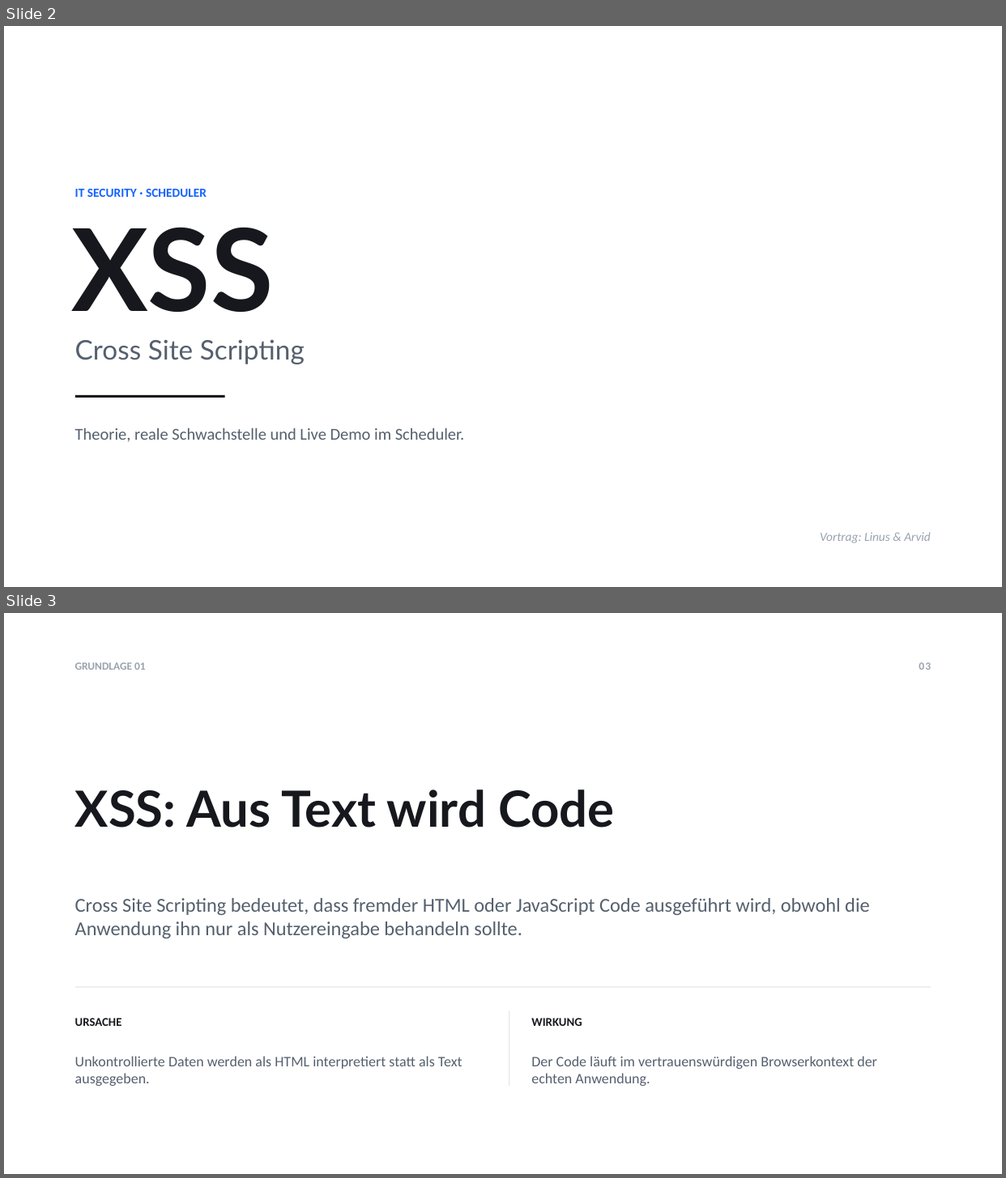
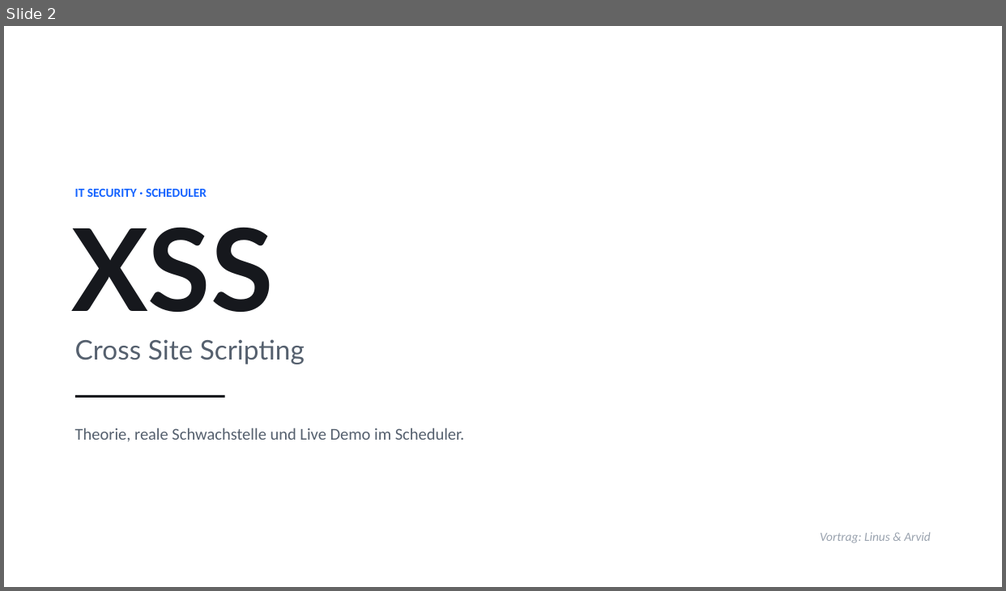
Before and after one commit to Tom-N-M/its-xss_and_cors, a slide deck: XSS-CORS-Praesentation.pptx. Shown one above the other, each under a label of ours: slides 2 and 3 before the commit, slide 2 after it. The pictures are 1006x1178 and 1006x591 pixels, drawn with LibreOffice and Linux fonts; fonts in the diff are those of the drawing. Boxes give left, top, right and bottom in pixels: in the first picture for what was removed or moved away, otherwise in the second. Text is boxed around its words. In the diff, an @@ line names an element or a change of style, - is before the commit and + after.

```diff
--- a/XSS-CORS-Praesentation.pptx
+++ b/XSS-CORS-Praesentation.pptx
@@ slide 3 removed at (4,613,1002,1174), background #FFFFFF @@
@@ text removed at (75,662,146,670) @@
-GRUNDLAGE 01
@@ page number removed at (918,662,931,670) @@
-03
@@ text removed at (75,790,614,828) @@
-XSS: Aus Text wird Code
@@ text removed at (75,898,869,939) @@
-Cross Site Scripting bedeutet, dass fremder HTML oder JavaScript Code ausgeführt wird, obwohl die Anwendung ihn nur als Nutzereingabe behandeln sollte.
@@ line removed from (75, 987) to (931, 987) @@
@@ text removed at (75,1018,122,1026) @@
-URSACHE
@@ line removed from (509, 1012) to (509, 1086) @@
@@ text removed at (531,1018,582,1026) @@
-WIRKUNG
@@ text removed at (75,1056,462,1086) @@
-Unkontrollierte Daten werden als HTML interpretiert statt als Text ausgegeben.
@@ text removed at (531,1056,877,1086) @@
-Der Code läuft im vertrauenswürdigen Browserkontext der echten Anwendung.
```
Also in this commit, not shown: 5 slides added, 2 other slides removed.
